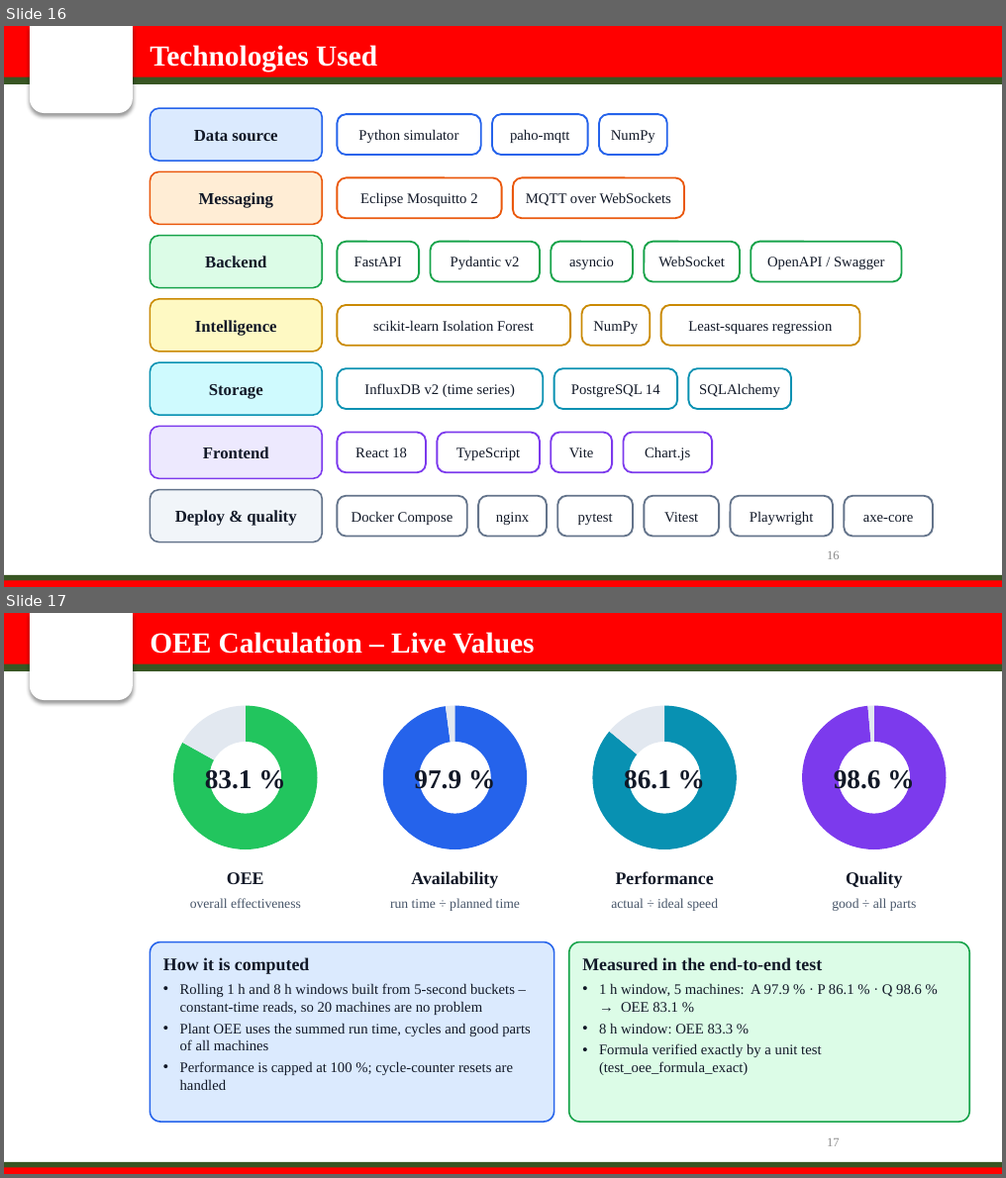
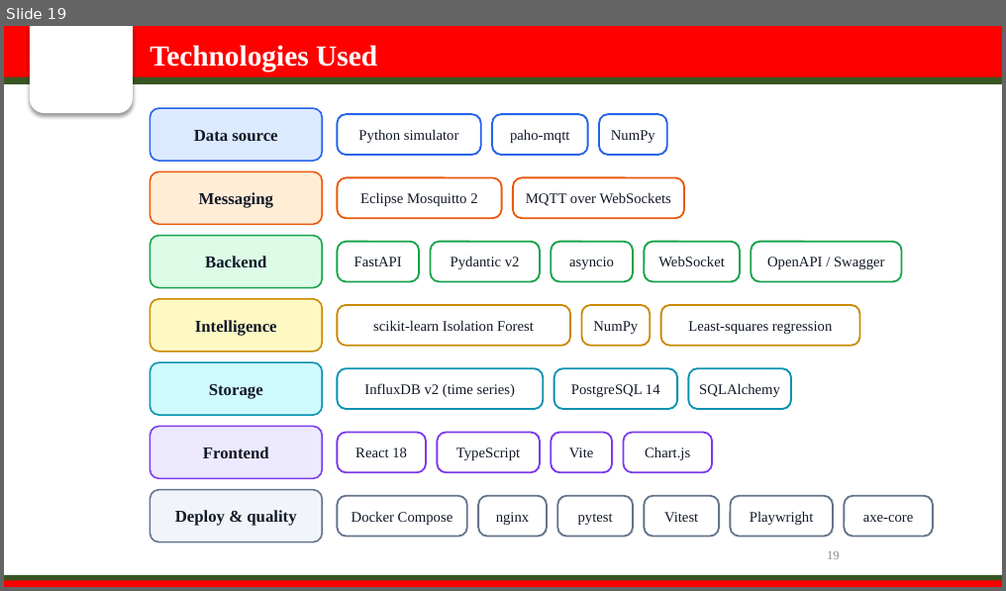
Before and after one commit to sanika-2811/oee-smart-factory, a slide deck: presentation/OEE_Smart_Factory_Presentation.pptx. Shown one above the other, each under a label of ours: slides 16 and 17 before the commit, slide 19 after it. The pictures are 1006x1178 and 1006x591 pixels, drawn with LibreOffice and Linux fonts; fonts in the diff are those of the drawing; background and template pictures are left out. Boxes give left, top, right and bottom in pixels: in the first picture for what was removed or moved away, otherwise in the second. Text is boxed around its words. In the diff, an @@ line names an element or a change of style, - is before the commit and + after.

```diff
--- a/presentation/OEE_Smart_Factory_Presentation.pptx
+++ b/presentation/OEE_Smart_Factory_Presentation.pptx
@@ slide 17 removed at <box>4,613,1002,1174</box>, background #FFFFFF; not listed: 5 template elements that a slide beside it also shows @@
@@ text removed at <box>150,632,534,654</box> @@
-OEE Calculation – Live Values
@@ doughnut chart removed at <box>162,695,328,861</box> @@
-categories: 1, 2
-Series 1: 83, 17
@@ doughnut chart removed at <box>372,695,537,861</box> @@
-categories: 1, 2
-Series 1: 98, 2
@@ doughnut chart removed at <box>582,695,746,861</box> @@
-categories: 1, 2
-Series 1: 86, 14
@@ doughnut chart removed at <box>792,695,956,861</box> @@
-categories: 1, 2
-Series 1: 99, 1
@@ text removed at <box>205,767,252,793</box> @@
-83.1 %
@@ text removed at <box>414,767,461,793</box> @@
-97.9 %
@@ text removed at <box>624,767,671,793</box> @@
-86.1 %
@@ text removed at <box>834,767,881,793</box> @@
-98.6 %
@@ text removed at <box>227,872,264,884</box> @@
-OEE
@@ text removed at <box>411,871,498,888</box> @@
-Availability
@@ text removed at <box>616,871,714,884</box> @@
-Performance
@@ text removed at <box>846,871,903,888</box> @@
-Quality
@@ text removed at <box>190,898,301,908</box> @@
-overall effectiveness
@@ text removed at <box>390,898,520,911</box> @@
-run time ÷ planned time
@@ text removed at <box>611,898,718,911</box> @@
-actual ÷ ideal speed
@@ text removed at <box>832,898,916,911</box> @@
-good ÷ all parts
@@ rounded rectangle removed at <box>150,943,554,1122</box> @@
@@ text removed at <box>163,958,531,1090</box> @@
-How it is computed
-• Rolling 1 h and 8 h windows built from 5-second buckets – constant-time reads, so 20 machines are no problem
-• Plant OEE uses the summed run time, cycles and good parts of all machines
-• Performance is capped at 100 %; cycle-counter resets are handled
@@ rounded rectangle removed at <box>569,943,969,1122</box> @@
@@ text removed at <box>582,958,922,1075</box> @@
-Measured in the end-to-end test
-• 1 h window, 5 machines: A 97.9 % · P 86.1 % · Q 98.6 % → OEE 83.1 %
-• 8 h window: OEE 83.3 %
-• Formula verified exactly by a unit test (test_oee_formula_exact)
@@ page number removed at <box>827,1139,840,1147</box> @@
-17
@@ what was slide 16 is now slide 19 @@
@@ page number at <box>827,552,840,560</box>: text changed @@
-16
+19
```
Also in this commit, not shown: 3 slides changed, 5 slides added, 13 other slides removed, 13 other files.
